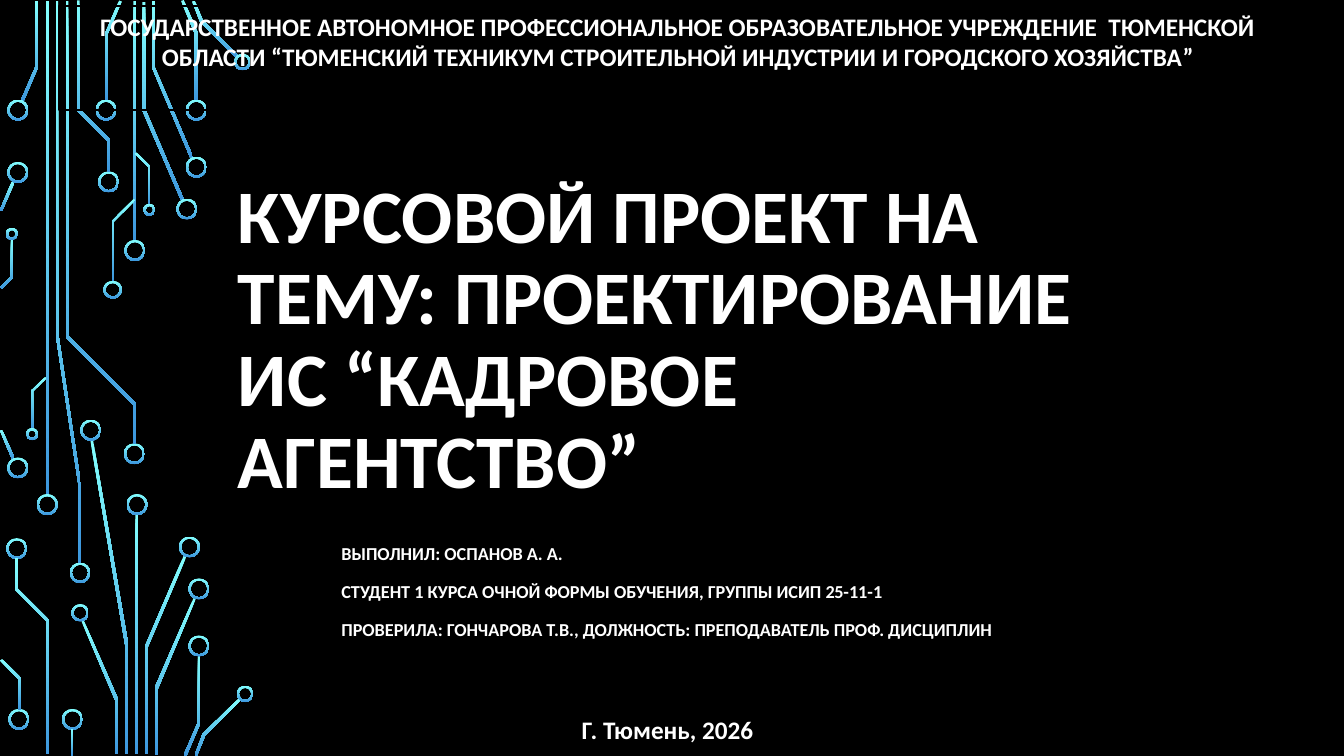
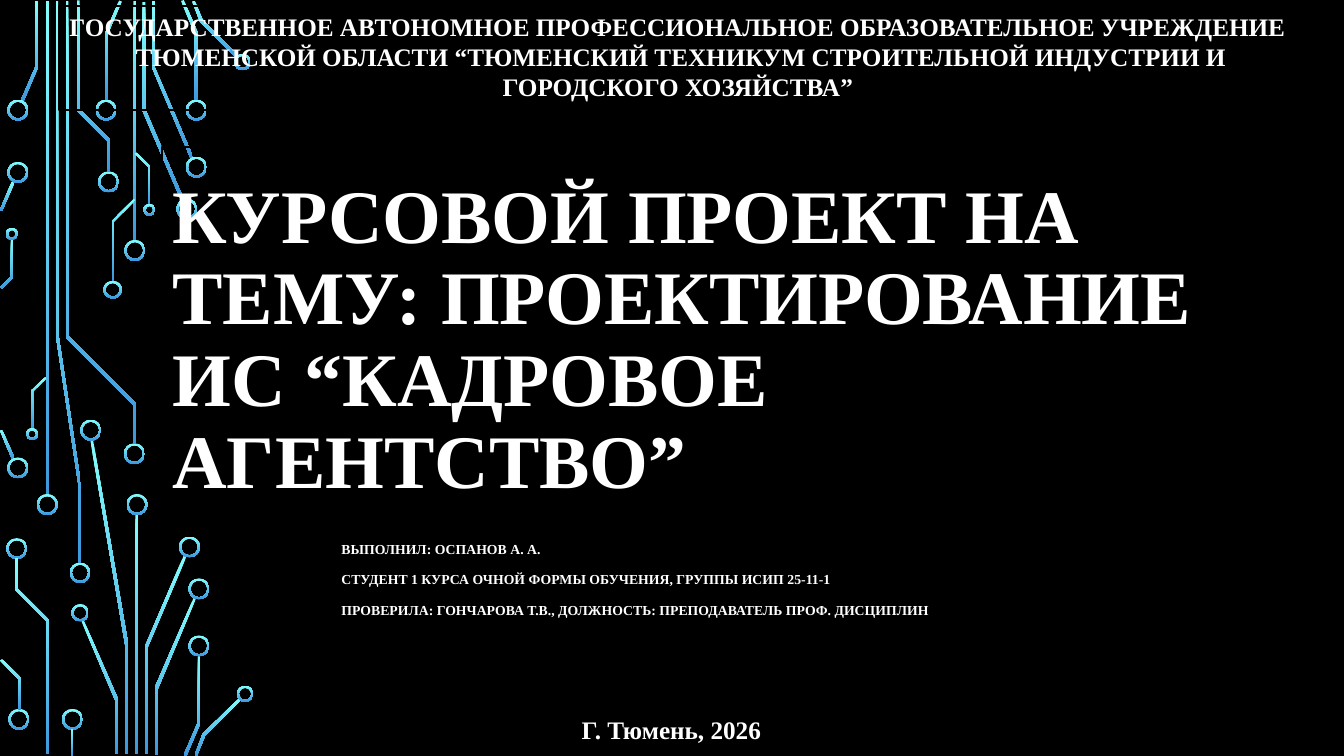
Before and after one commit to Regdal-cyber/Coursework, a slide deck: slide 1 of Курсовой проект.pptx. Drawn at 1344x756 pixels with LibreOffice and Linux fonts; fonts in the diff are those of the drawing; background and template pictures are left out. Boxes give left, top, right and bottom in pixels: in the first picture for what was removed or moved away, otherwise in the second. Text is boxed around its words. In the diff, an @@ line names an element or a change of style, - is before the commit and + after.

```diff
--- a/Курсовой проект.pptx
+++ b/Курсовой проект.pptx
@@ font Calibri to Times New Roman in 3 elements at bbox=[58, 6, 1297, 110], bbox=[572, 709, 773, 749], bbox=[162, 147, 1241, 510] @@
@@ title "КУРСОВОЙ ПРОЕКТ НА ТЕМУ: ПРОЕКТИРОВАНИЕ ...": place and size @@
-title "КУРСОВОЙ ПРОЕКТ НА ТЕМУ: ПРОЕКТИРОВАНИЕ ..." at bbox=[228, 147, 1116, 510]
+title "КУРСОВОЙ ПРОЕКТ НА ТЕМУ: ПРОЕКТИРОВАНИЕ ..." at bbox=[162, 147, 1241, 510]
@@ subtitle "ВЫПОЛНИЛ: ОСПАНОВ А. A." at bbox=[332, 535, 1013, 645]: size 12.9 to 9.8 pt, font Calibri to Times New Roman; line spacing 1.1 to 1 @@
@@ rectangle "Г. Тюмень, 2026": place and size @@
-rectangle "Г. Тюмень, 2026" at bbox=[572, 709, 768, 749]
+rectangle "Г. Тюмень, 2026" at bbox=[572, 709, 773, 749]
```
Also in this commit, not shown: 15 other slides changed, 2 slides added, 1 slide removed.
